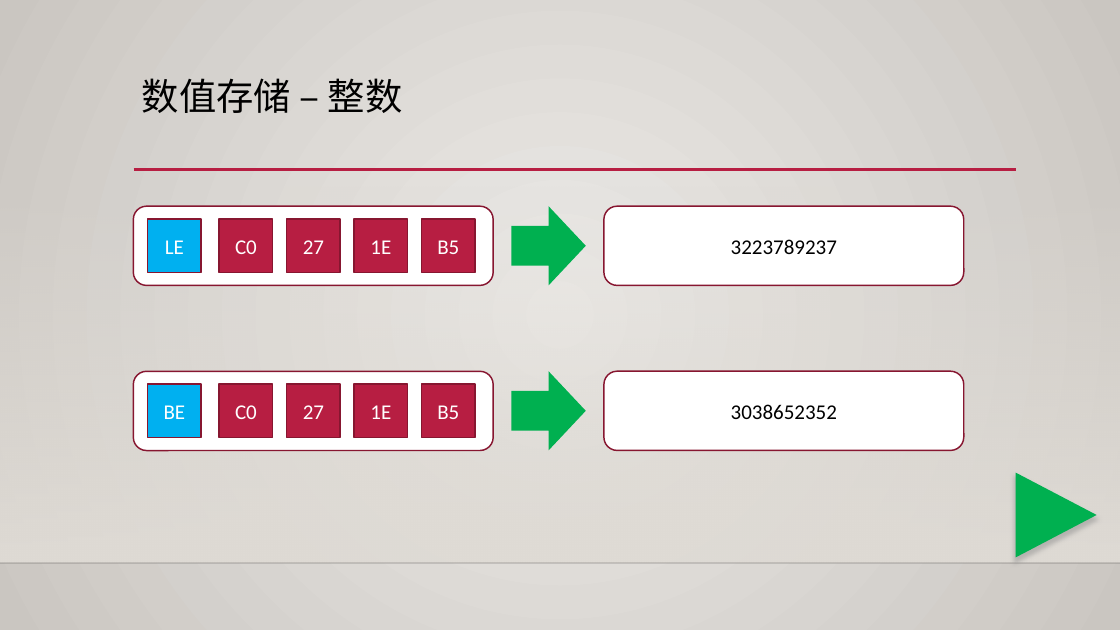
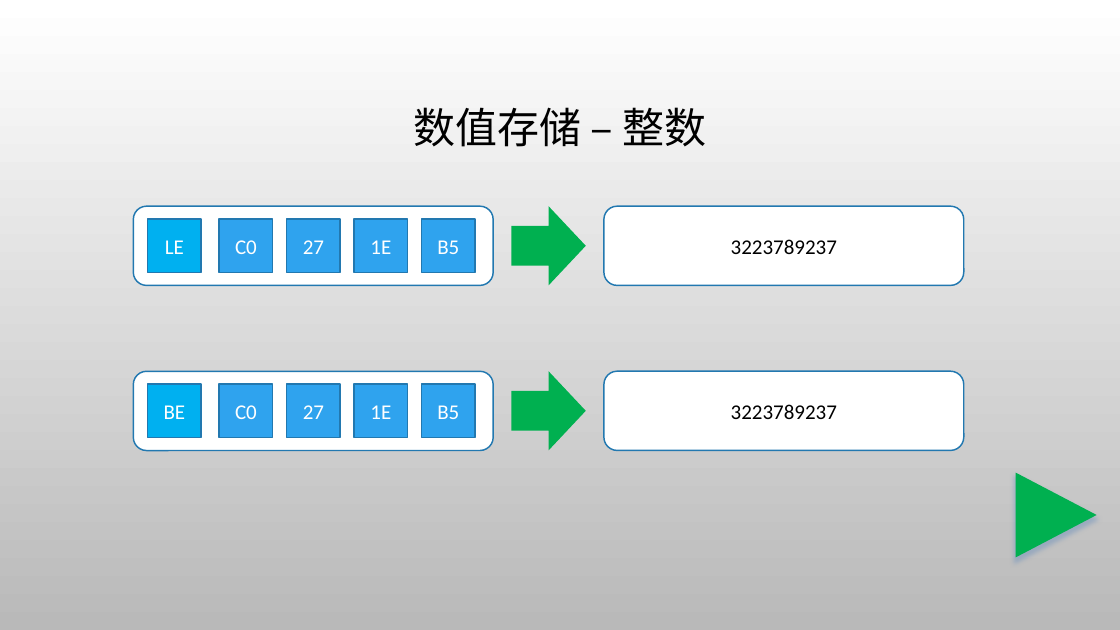
Before and after one commit to albertclass/Lessons, a slide deck: slide 8 of advance c++/courseware.pptx. Drawn at 1120x630 pixels with LibreOffice and Linux fonts; fonts in the diff are those of the drawing; background and template pictures are left out. Boxes give left, top, right and bottom in pixels: in the first picture for what was removed or moved away, otherwise in the second. Text is boxed around its words. In the diff, an @@ line names an element or a change of style, - is before the commit and + after.

```diff
--- a/advance c++/courseware.pptx
+++ b/advance c++/courseware.pptx
@@ background gradient #ECEAE7 to #CAC7C1 to picture (left out) @@
@@ title "数值存储 – 整数": place and size @@
-title "数值存储 – 整数" at bbox=[142, 78, 403, 113]
+title "数值存储 – 整数" at bbox=[413, 107, 707, 147]
@@ title "数值存储 – 整数" at bbox=[413, 107, 707, 147]: size 32 to 36 pt; alignment left to centre; vertical alignment top to middle @@
@@ line removed from (134, 170) to (1017, 170) @@
@@ rectangle removed at bbox=[0, 186, 1120, 563] @@
@@ fill #B71E42 to #2FA3EE; outline #871631 1.25 pt to #2379B0 1.25 pt in 8 elements at bbox=[219, 219, 273, 273], bbox=[287, 219, 340, 273], bbox=[355, 219, 408, 273], bbox=[422, 219, 476, 273], bbox=[219, 384, 273, 438], bbox=[287, 384, 340, 438], bbox=[355, 384, 408, 438], bbox=[422, 384, 476, 438] @@
@@ outline #871631 1.25 pt to #2379B0 1.25 pt in 6 elements at bbox=[148, 219, 202, 273], bbox=[148, 384, 202, 438], bbox=[604, 206, 964, 285], bbox=[134, 206, 493, 285], bbox=[134, 371, 493, 450], bbox=[604, 371, 964, 450] @@
@@ text in rounded rectangle at bbox=[731, 404, 837, 419]: text changed @@
-3038652352
+3223789237
@@ triangle at bbox=[1016, 473, 1097, 558]: shadow changed @@
@@ line removed from (0, 563) to (1120, 563) @@
```
Also in this commit, not shown: 18 other slides changed, 4 slides added, 1 slide removed, 55 other files.
